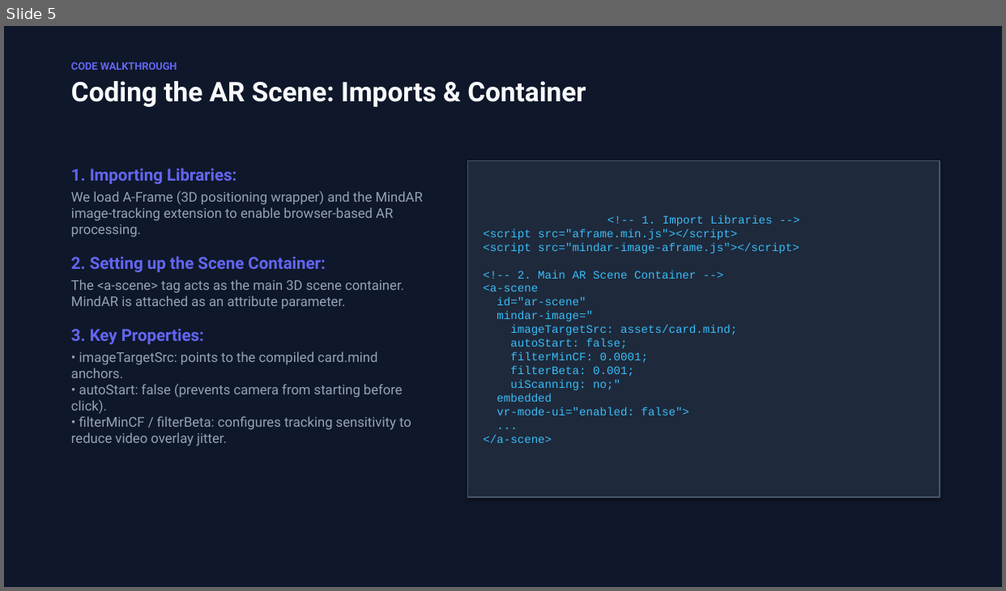
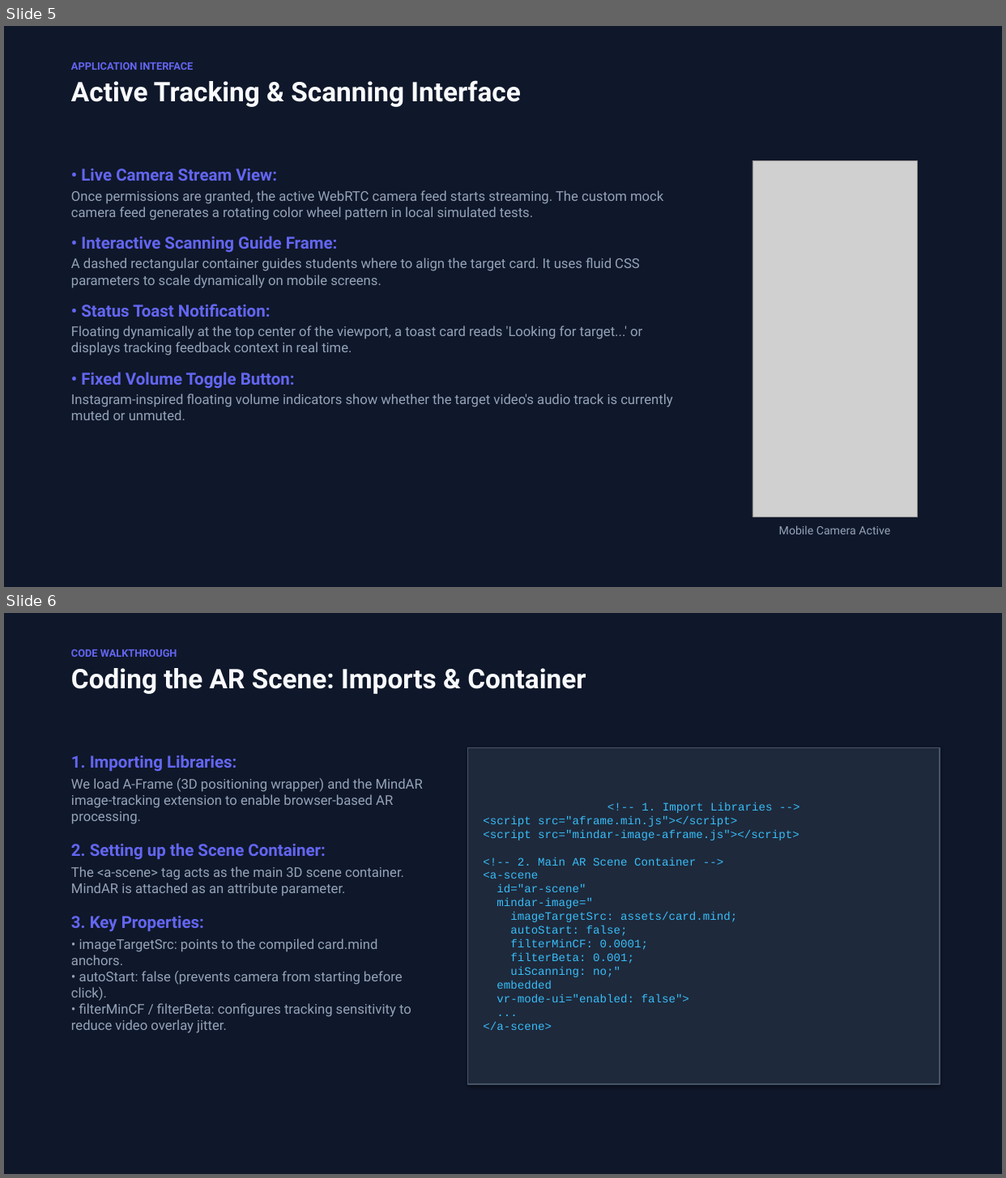
Before and after one commit to Travis-ugo/webar-video, a slide deck: slides.pptx. Shown one above the other, each under a label of ours: slide 5 before the commit, slides 5 and 6 after it. The pictures are 1006x591 and 1006x1178 pixels, drawn with LibreOffice and Linux fonts; fonts in the diff are those of the drawing; grey boxes stand for pictures. Boxes give left, top, right and bottom in pixels: in the first picture for what was removed or moved away, otherwise in the second. Text is boxed around its words. In the diff, an @@ line names an element or a change of style, - is before the commit and + after.

Commit message:
feat: add mobile screenshots to presentation and active camera slide

```diff
--- a/slides.pptx
+++ b/slides.pptx
@@ slide 5 added at [4, 26, 1002, 587], background #0F172A @@
@@ text added at [71, 62, 194, 70], 10 pt, text #6366F1, bold @@
+APPLICATION INTERFACE
@@ text added at [71, 80, 520, 107], 26 pt, text #F8FAFC, bold @@
+Active Tracking & Scanning Interface
@@ text added at [71, 169, 672, 420], 13 pt, text #94A3B8 @@
+• Live Camera Stream View:
+Once permissions are granted, the active WebRTC camera feed starts streaming. The custom mock camera feed generates a rotating color wheel pattern in local simulated tests.
+• Interactive Scanning Guide Frame:
+A dashed rectangular container guides students where to align the target card. It uses fluid CSS parameters to scale dynamically on mobile screens.
+• Status Toast Notification:
+Floating dynamically at the top center of the viewport, a toast card reads 'Looking for target...' or displays tracking feedback context in real time.
+• Fixed Volume Toggle Button:
+Instagram-inspired floating volume indicators show whether the target video's audio track is currently muted or unmuted.
@@ picture added at [752, 160, 918, 517] @@
@@ text added at [779, 526, 890, 535], 11 pt, text #94A3B8 @@
+Mobile Camera Active
@@ what was slide 5 is now slide 6 @@
```
Also in this commit, not shown: 1 slide changed, 3 other files.
